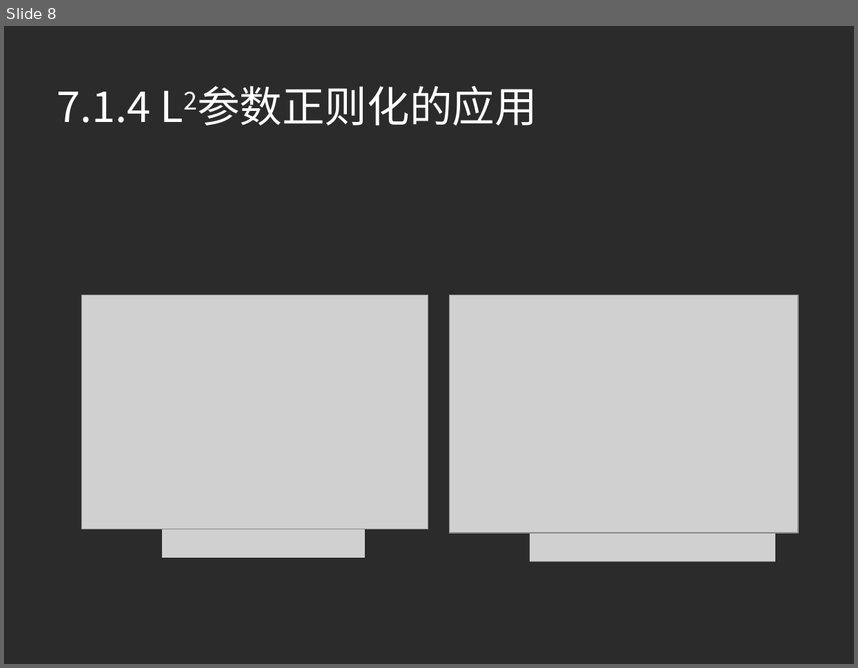
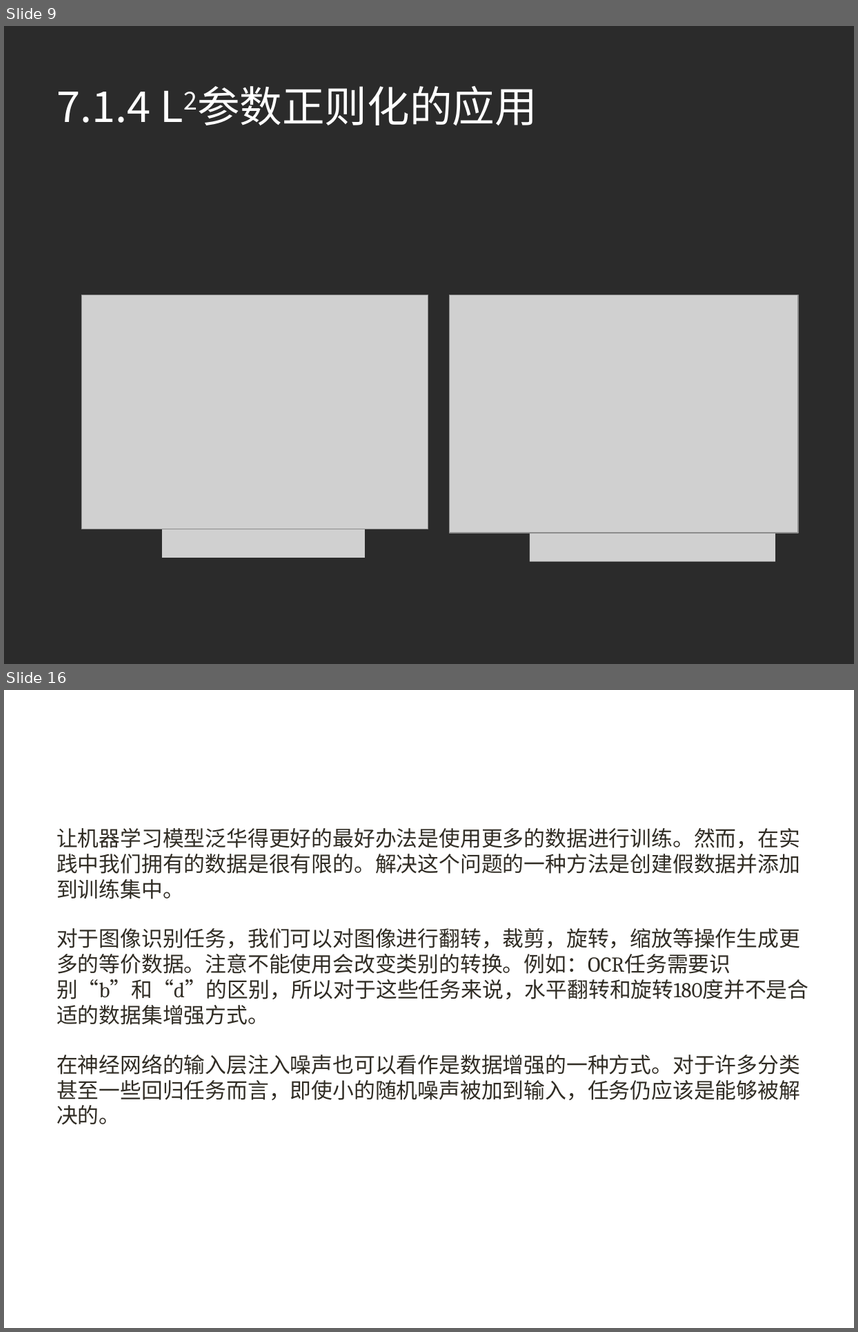
Before and after one commit to xuqinkun/Report, a slide deck: Deep Learning-7.1-7.5.pptx. Shown one above the other, each under a label of ours: slide 8 before the commit, slides 9 and 16 after it; the slides between them are not shown. The pictures are 858x668 and 858x1332 pixels, drawn with LibreOffice and Linux fonts; fonts in the diff are those of the drawing; grey boxes stand for pictures; background and template pictures are left out; a plain dark background stands for a picture behind light text. Boxes give left, top, right and bottom in pixels: in the first picture for what was removed or moved away, otherwise in the second. Text is boxed around its words. In the diff, an @@ line names an element or a change of style, - is before the commit and + after.

Commit message:
7.1-7.5 finished

```diff
--- a/Deep Learning-7.1-7.5.pptx
+++ b/Deep Learning-7.1-7.5.pptx
@@ slide 16 added at (x1=4, y1=690, x2=854, y2=1328), background picture (left out) @@
@@ text added at (x1=56, y1=828, x2=809, y2=1125), 18 pt, text #302C24 @@
+让机器学习模型泛华得更好的最好办法是使用更多的数据进行训练。然而，在实践中我们拥有的数据是很有限的。解决这个问题的一种方法是创建假数据并添加到训练集中。
+对于图像识别任务，我们可以对图像进行翻转，裁剪，旋转，缩放等操作生成更多的等价数据。注意不能使用会改变类别的转换。例如：OCR任务需要识别“b”和“d”的区别，所以对于这些任务来说，水平翻转和旋转180度并不是合适的数据集增强方式。
+在神经网络的输入层注入噪声也可以看作是数据增强的一种方式。对于许多分类甚至一些回归任务而言，即使小的随机噪声被加到输入，任务仍应该是能够被解决的。
@@ title added at (x1=56, y1=1005, x2=269, y2=1025), 36 pt, text #FFFFFF @@
+7.4 数据集增强
@@ what was slide 8 is now slide 9 @@
```
Also in this commit, not shown: 2 slides changed, 9 other slides added.
